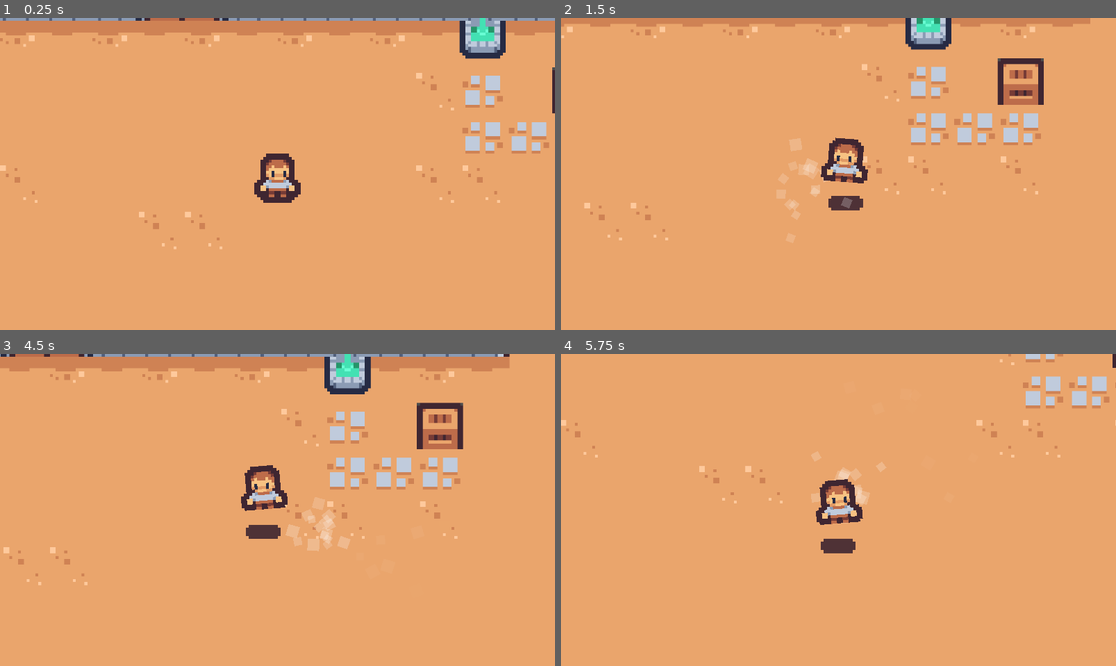
Above: before the commit, frames 1-4 (two rows, left to right).
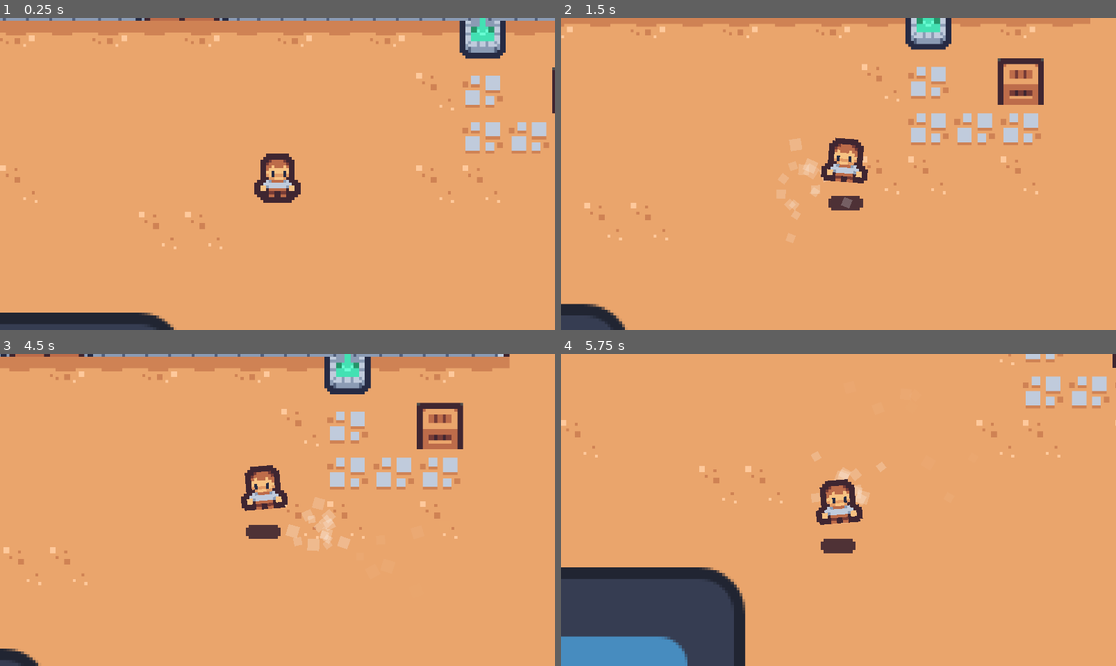
Above: after the commit, the same moments.

Repository: tswic-highdesert/eclipsejam
Game: Godot game, scene res://Levels/dungeon_level.tscn
Two runs of this game, one before a commit and one after it. Both use one fixed random seed, a clock stepped at 60 frames per second and the inputs below. The engine's default icon, where the game draws it, is replaced by a stand-in: a white triangle on a blue panel in a dark square.
Inputs (mouse positions are in pixels of both pictures, inside the frame that each line leads up to):
- Up to frame 1 (0.25 s): no input
- Up to frame 2 (1.5 s): tap Enter at 0.5 s; move the mouse to (960, 158) at 0.52 s; hold Right (ui_right) 0.53-1.28 s; move the mouse to (727, 189) at 1.27 s; hold Down (ui_down) from 1.28 s (still down)
- Up to frame 3 (4.5 s): move the mouse to (333, 441) at 2.02 s; release Down (ui_down) at 2.03 s; hold Right (ui_right) 2.03-2.78 s; move the mouse to (249, 572) at 2.77 s; hold Up (ui_up) 2.78-3.53 s; move the mouse to (444, 556) at 3.52 s; hold Left (ui_left) from 3.53 s (still down); move the mouse to (111, 463) at 4.27 s
- Up to frame 4 (5.75 s): move the mouse to (866, 510) at 5.02 s; release Left (ui_left) at 5.03 s; hold Down (ui_down) from 5.03 s (still down)

The runs differ from the first frame. In frame 1, 1.7% of the frame differs, in the area x 0-32%, y 94-100%; in frame 2, 0.8%; in frame 3, 0.3%; in frame 4, 10%, in the area x 0-34%, y 68-100%.

Commit message:
Pickup Folder

Diff:
--- a/eclipseJam/Levels/dungeon_level.tscn
+++ b/eclipseJam/Levels/dungeon_level.tscn
@@ -1,7 +1,8 @@
-[gd_scene load_steps=6 format=3 uid="uid://s831a7htjlmm"]
+[gd_scene load_steps=7 format=3 uid="uid://s831a7htjlmm"]
 
 [ext_resource type="Texture2D" uid="uid://dca16w7d1h2cy" path="res://Art/Dungeon Pack/tilemap_packed.png" id="1_1lsbt"]
 [ext_resource type="PackedScene" uid="uid://yi5w2jbg0rcc" path="res://Player/player.tscn" id="1_nv7fc"]
+[ext_resource type="PackedScene" uid="uid://ctmvabrx1mvte" path="res://Pickups/pickup.tscn" id="3_6f503"]
 
 [sub_resource type="TileSetAtlasSource" id="TileSetAtlasSource_efbss"]
 texture = ExtResource("1_1lsbt")
@@ -484,9 +485,14 @@
 [node name="CollisionShape2D" type="CollisionShape2D" parent="RigidBody2D"]
 shape = SubResource("RectangleShape2D_eqc41")
 
+[node name="Area2D" type="Area2D" parent="RigidBody2D"]
+
 [node name="TilemapPacked" type="Sprite2D" parent="."]
 visible = false
 position = Vector2(234, 186)
 texture = ExtResource("1_1lsbt")
 
+[node name="Pickup" parent="." instance=ExtResource("3_6f503")]
+position = Vector2(412, 239)
+
 [editable path="Player"]
Renamed: eclipseJam/pickup.tscn -> eclipseJam/Pickups/pickup.tscn
